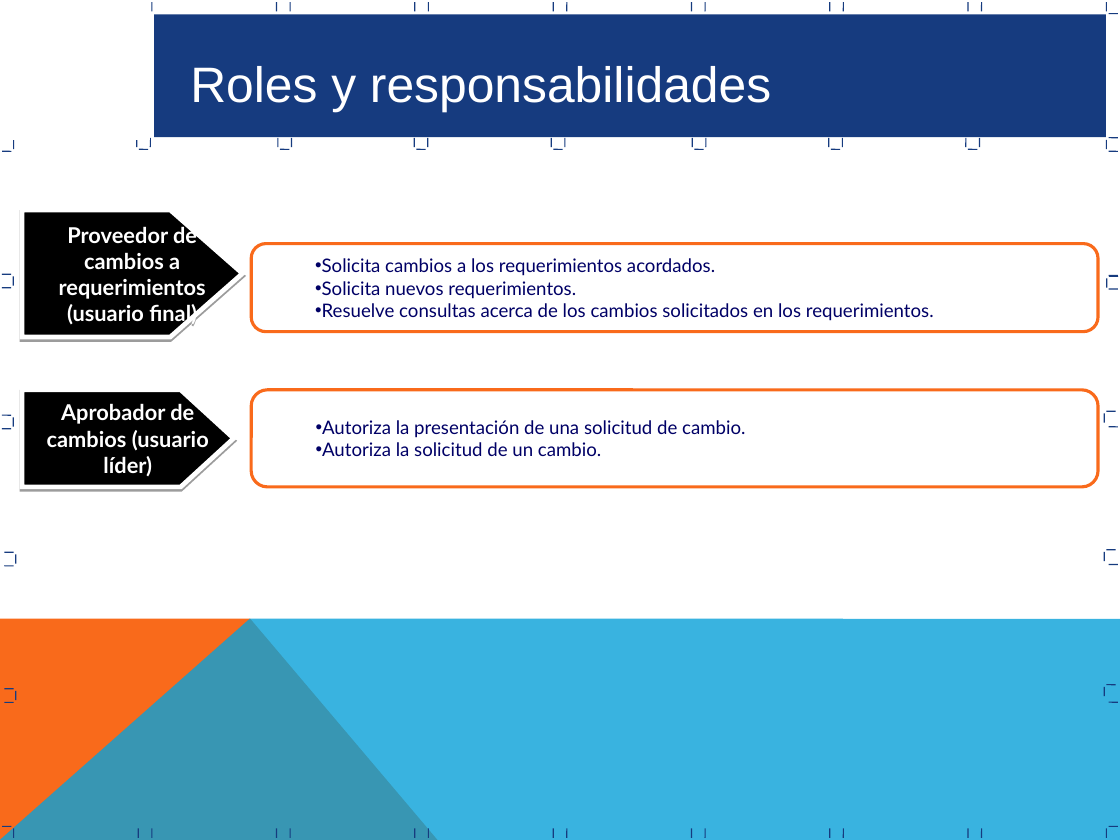
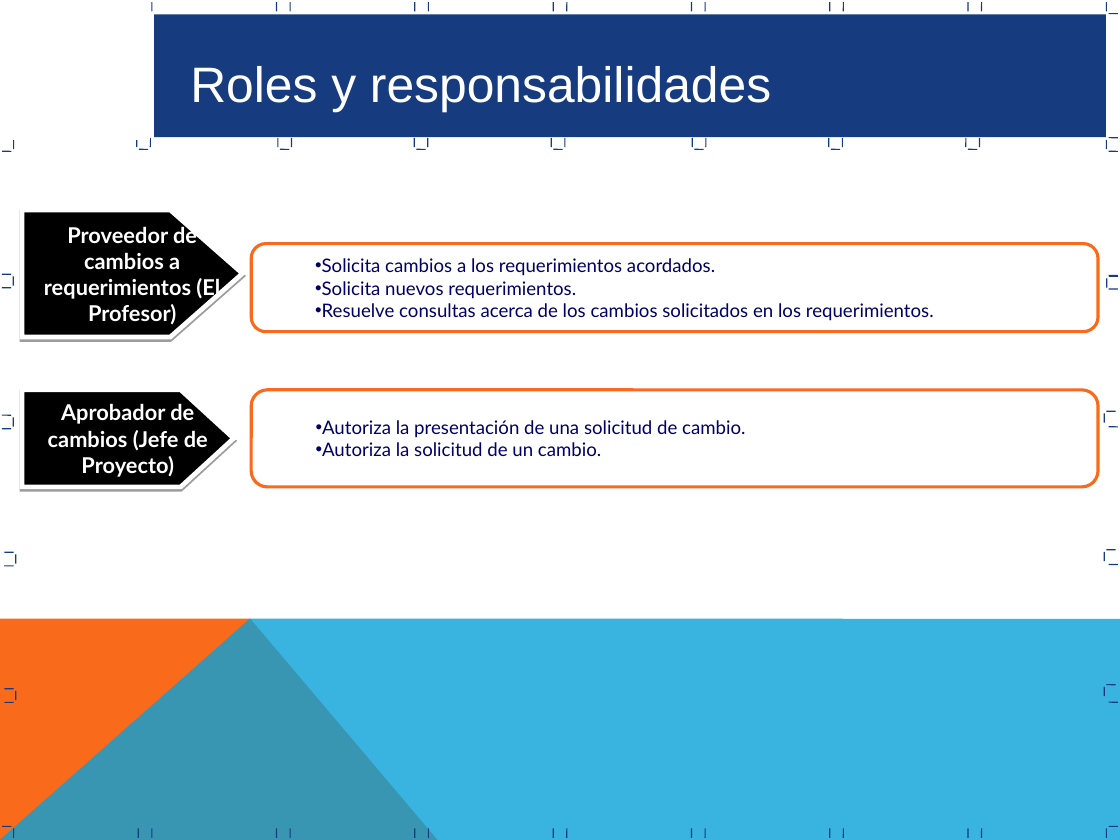
Before and after one commit to JMitac/Calculadora, a slide deck: slide 8 of Area de Proceso REQM/Proceso Gestion Requerimientos REQM.ppt. Drawn at 1120x840 pixels with LibreOffice and Linux fonts; fonts in the diff are those of the drawing. Boxes give left, top, right and bottom in pixels: in the first picture for what was removed or moved away, otherwise in the second. Text is boxed around its words. In the diff, an @@ line names an element or a change of style, - is before the commit and + after.

Commit message:
revisado procesogestion_requerimientosppt

```diff
--- a/Area de Proceso REQM/Proceso Gestion Requerimientos REQM.ppt
+++ b/Area de Proceso REQM/Proceso Gestion Requerimientos REQM.ppt
@@ text in freeform shape at <box>44,226,220,325</box>: text changed @@
-Proveedor de cambios a requerimientos (usuario final)
+Proveedor de cambios a requerimientos (El Profesor)
@@ text in freeform shape at <box>48,401,208,477</box>: text changed @@
-Aprobador de cambios (usuario líder)
+Aprobador de cambios (Jefe de Proyecto)
```
Also in this commit, not shown: 2 other slides changed, 1 slide added.
